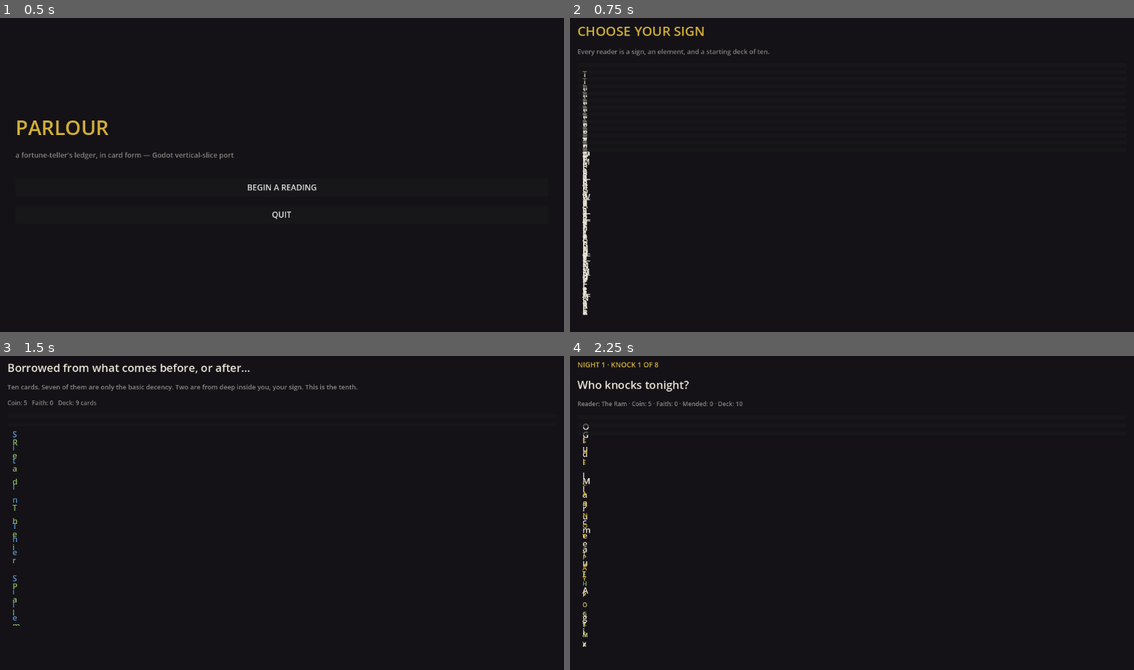
Above: before the commit, frames 1-4 (two rows, left to right).
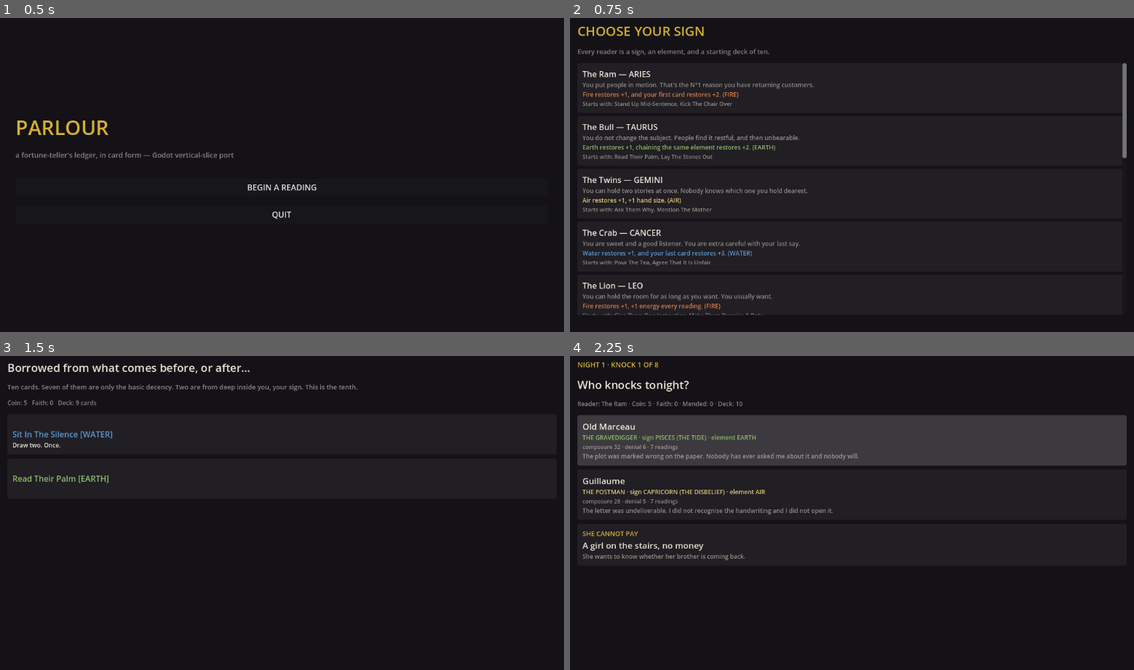
Above: after the commit, the same moments.

Repository: SwanFortune/fortune
Game: Godot game, scene res://scenes/Boot.tscn
Same seed, same stepped clock (60 frames per second), same inputs: the game is played once before the commit and once after it.
Inputs (mouse positions are in pixels of both pictures, inside the frame that each line leads up to):
- Up to frame 1 (0.5 s): no input
- Up to frame 2 (0.75 s): click "BEGIN A READING" at 0.5 s
- Up to frame 3 (1.5 s): click (282, 403) at 1.27 s
- Up to frame 4 (2.25 s): click (852, 415) at 2.02 s

Frame 1 is identical in both runs. In frame 2, 5.2% of the frame differs, in the area x 2-99%, y 14-95%; in frame 3, 0.7%; in frame 4, 18%, in the area x 1-99%, y 18-93%.

Commit message:
Fix critical UI layout bug: wrapping Labels rendered as 1-char columns
Root cause was two-fold, found and confirmed via real (Xvfb + software GL)
screenshots rather than guesswork:

1. panel_button() added a rich Label tree directly to a Button. Button is a
   plain Control, not a Container, so it never auto-sizes a manually-added
   child at all — the child kept whatever tiny size its own bottom-up
   minimum-size calculation produced. Rewrote it on PanelContainer + gui_input
   instead, which is a real Container top-to-bottom and lets width flow down
   correctly.

2. Separately: any Label with autowrap enabled reports a near-zero minimum
   width by design (it can always wrap more), so a non-expand-flagged
   wrapping Label collapses to ~1 character wide even inside a well-behaved
   Container. Split UIKit.label() (short, single-line, natural width) from
   a new UIKit.block() (wrapping, full-width) instead of one label() trying
   to serve both.

Also fixes a real latent race in the two headless UI-instantiating tools
(test_scenes.gd, new tests/screenshot.gd): Run.gd's _ready() (state =
fresh()) is deferred to the first process frame, and both scripts await
frames later on — without waiting one out first, that deferred _ready()
can silently clobber whatever fight/pick state a test just built. Only
happened to be harmless in test_scenes.gd because its sweep visits "sign"
first; screenshot.gd (single-scenario) exposed it directly.

tests/screenshot.gd is a new dev-only tool: boots one scene under a real
Xvfb + software-GL display and saves a PNG, used to actually see and verify
this fix rather than guess at Control layout blind. All of test_rules.gd /
test_run.gd / test_scenes.gd still pass; every screen re-verified visually.

Co-Authored-By: Claude Sonnet 5 <noreply@anthropic.com>
Claude-Session: https://claude.ai/code/session_01J6RRrwyn3hcGZTmEVan3Un

Diff:
--- a/godot/scenes/MainMenu.gd
+++ b/godot/scenes/MainMenu.gd
@@ -10,14 +10,14 @@
 	v.alignment = BoxContainer.ALIGNMENT_CENTER
 	m.add_child(v)
 
-	v.add_child(UIKit.label("PARLOUR", 40, UIKit.GOLD))
-	v.add_child(UIKit.label("a fortune-teller's ledger, in card form — Godot vertical-slice port", 14, UIKit.DIM))
+	v.add_child(UIKit.block("PARLOUR", 40, UIKit.GOLD))
+	v.add_child(UIKit.block("a fortune-teller's ledger, in card form — Godot vertical-slice port", 14, UIKit.DIM))
 	v.add_child(Control.new())  # spacer
 	v.add_child(UIKit.button("BEGIN A READING", _begin))
 	v.add_child(UIKit.button("QUIT", _quit))
 
 	if not Content.load_errors.is_empty():
-		v.add_child(UIKit.label("Content load warnings (see console): %d" % Content.load_errors.size(), 12, UIKit.RED))
+		v.add_child(UIKit.block("Content load warnings (see console): %d" % Content.load_errors.size(), 12, UIKit.RED))
 
 
 func _begin() -> void:
--- a/godot/scenes/Map.gd
+++ b/godot/scenes/Map.gd
@@ -10,9 +10,9 @@
 	m.add_child(v)
 
 	var st: Dictionary = Run.state
-	v.add_child(UIKit.label("NIGHT %d · KNOCK %d OF 8" % [int(st["night"]) + 1, int(st["step"]) + 1], 14, UIKit.GOLD))
-	v.add_child(UIKit.label("Who knocks tonight?", 22, UIKit.INK))
-	v.add_child(UIKit.label("Reader: %s · Coin: %s · Faith: %s · Mended: %s · Deck: %s" % [
+	v.add_child(UIKit.block("NIGHT %d · KNOCK %d OF 8" % [int(st["night"]) + 1, int(st["step"]) + 1], 14, UIKit.GOLD))
+	v.add_child(UIKit.block("Who knocks tonight?", 22, UIKit.INK))
+	v.add_child(UIKit.block("Reader: %s · Coin: %s · Faith: %s · Mended: %s · Deck: %s" % [
 		st["reader"]["name"], st["coin"], st["faith"], st["mended"], st["deck"].size()
 	], 12, UIKit.DIM))
 
@@ -28,7 +28,7 @@
 		list.add_child(_opt_button(opts[i], i))
 
 
-func _opt_button(o: Dictionary, i: int) -> Button:
+func _opt_button(o: Dictionary, i: int) -> Control:
 	var lines: Array = []
 	match o["kind"]:
 		"sitter", "elite", "boss":
--- a/godot/scenes/PickScreen.gd
+++ b/godot/scenes/PickScreen.gd
@@ -16,10 +16,10 @@
 	m.add_child(v)
 
 	if pick.get("head", "") != "":
-		v.add_child(UIKit.label(pick["head"], 13, UIKit.GOLD))
-	v.add_child(UIKit.label(pick.get("title", ""), 22, UIKit.INK))
-	v.add_child(UIKit.label(pick.get("body", ""), 13, UIKit.DIM))
-	v.add_child(UIKit.label("Coin: %s   Faith: %s   Deck: %s cards" % [Run.state["coin"], Run.state["faith"], Run.state["deck"].size()], 12, UIKit.DIM))
+		v.add_child(UIKit.block(pick["head"], 13, UIKit.GOLD))
+	v.add_child(UIKit.block(pick.get("title", ""), 22, UIKit.INK))
+	v.add_child(UIKit.block(pick.get("body", ""), 13, UIKit.DIM))
+	v.add_child(UIKit.block("Coin: %s   Faith: %s   Deck: %s cards" % [Run.state["coin"], Run.state["faith"], Run.state["deck"].size()], 12, UIKit.DIM))
 
 	var scroll := UIKit.scroll()
 	v.add_child(scroll)
@@ -36,7 +36,7 @@
 		v.add_child(UIKit.button(pick.get("skipLabel", "SKIP"), _skip))
 
 
-func _opt_button(o: Dictionary, i: int) -> Button:
+func _opt_button(o: Dictionary, i: int) -> Control:
 	var lines: Array = []
 	var cost := int(o.get("cost", 0))
 	var afford := cost <= int(Run.state["coin"])
--- a/godot/scenes/Reading.gd
+++ b/godot/scenes/Reading.gd
@@ -18,19 +18,19 @@
 
 	var s: Dictionary = f["sitter"]
 	var q: Dictionary = f["quirk"]
-	v.add_child(UIKit.label("%s · %s" % [s["name"], s["role"]], 18, UIKit.INK))
-	v.add_child(UIKit.label("sign %s — %s: %s" % [q["n"], q["dn"], q["rule"]], 12, UIKit.DIM))
+	v.add_child(UIKit.block("%s · %s" % [s["name"], s["role"]], 18, UIKit.INK))
+	v.add_child(UIKit.block("sign %s — %s: %s" % [q["n"], q["dn"], q["rule"]], 12, UIKit.DIM))
 
 	var hp_ratio := float(f["hp"]) / float(f["max"]) if int(f["max"]) > 0 else 0.0
 	var energy_ratio := float(f["energy"]) / float(f["energyMax"]) if int(f["energyMax"]) > 0 else 0.0
 	v.add_child(UIKit.stat_row("Composure", "%s / %s" % [f["hp"], f["max"]], hp_ratio, UIKit.GREEN))
 	v.add_child(UIKit.stat_row("Energy", "%s / %s" % [f["energy"], f["energyMax"]], energy_ratio, UIKit.GOLD))
-	v.add_child(UIKit.label("Reading %s of %s   ·   Denial wall %s" % [f["turn"], f["turns"], f["denial"]], 12, UIKit.DIM))
+	v.add_child(UIKit.block("Reading %s of %s   ·   Denial wall %s" % [f["turn"], f["turns"], f["denial"]], 12, UIKit.DIM))
 
 	if f.get("taken", null) != null:
-		v.add_child(UIKit.label("(%s slips out of your hand before you can start.)" % f["taken"], 11, UIKit.RED))
+		v.add_child(UIKit.block("(%s slips out of your hand before you can start.)" % f["taken"], 11, UIKit.RED))
 
-	v.add_child(UIKit.label("SAID SO FAR", 12, UIKit.DIM))
+	v.add_child(UIKit.block("SAID SO FAR", 12, UIKit.DIM))
 	var cross_box := UIKit.hbox(6)
 	v.add_child(cross_box)
 	if f["cross"].is_empty():
@@ -55,7 +55,7 @@
 		list.add_child(_card_button(c, f))
 
 
-func _card_button(c: Dictionary, f: Dictionary) -> Button:
+func _card_button(c: Dictionary, f: Dictionary) -> Control:
 	var afford := int(c.get("cost", 0)) <= int(f["energy"])
 	var el_c: Color = UIKit.el_color(c["el"]) if c.get("el") != null else UIKit.DIM
 	var lines := [
--- a/godot/scenes/ResultScreen.gd
+++ b/godot/scenes/ResultScreen.gd
@@ -14,9 +14,9 @@
 	v.alignment = BoxContainer.ALIGNMENT_CENTER
 	m.add_child(v)
 
-	v.add_child(UIKit.label(res.get("head", ""), 15, UIKit.GREEN if win else UIKit.RED))
-	v.add_child(UIKit.label(res.get("title", ""), 22, UIKit.INK))
-	v.add_child(UIKit.label(res.get("said", ""), 13, UIKit.DIM))
+	v.add_child(UIKit.block(res.get("head", ""), 15, UIKit.GREEN if win else UIKit.RED))
+	v.add_child(UIKit.block(res.get("title", ""), 22, UIKit.INK))
+	v.add_child(UIKit.block(res.get("said", ""), 13, UIKit.DIM))
 
 	for line in res.get("lines", []):
 		var row := UIKit.hbox(12)
--- a/godot/scenes/RunOver.gd
+++ b/godot/scenes/RunOver.gd
@@ -12,9 +12,9 @@
 	v.alignment = BoxContainer.ALIGNMENT_CENTER
 	m.add_child(v)
 
-	v.add_child(UIKit.label(over.get("head", ""), 15, UIKit.GOLD))
-	v.add_child(UIKit.label(over.get("title", ""), 22, UIKit.INK))
-	v.add_child(UIKit.label(over.get("body", ""), 13, UIKit.DIM))
+	v.add_child(UIKit.block(over.get("head", ""), 15, UIKit.GOLD))
+	v.add_child(UIKit.block(over.get("title", ""), 22, UIKit.INK))
+	v.add_child(UIKit.block(over.get("body", ""), 13, UIKit.DIM))
 
 	for line in over.get("lines", []):
 		var row := UIKit.hbox(12)
--- a/godot/scenes/SignSelect.gd
+++ b/godot/scenes/SignSelect.gd
@@ -9,8 +9,8 @@
 	var v := UIKit.vbox(14)
 	m.add_child(v)
 
-	v.add_child(UIKit.label("CHOOSE YOUR SIGN", 26, UIKit.GOLD))
-	v.add_child(UIKit.label("Every reader is a sign, an element, and a starting deck of ten.", 13, UIKit.DIM))
+	v.add_child(UIKit.block("CHOOSE YOUR SIGN", 26, UIKit.GOLD))
+	v.add_child(UIKit.block("Every reader is a sign, an element, and a starting deck of ten.", 13, UIKit.DIM))
 
 	var scroll := UIKit.scroll()
 	v.add_child(scroll)
--- a/godot/scenes/UIKit.gd
+++ b/godot/scenes/UIKit.gd
@@ -27,12 +27,41 @@
 	return c
 
 
+## Single-line label at its natural (unwrapped) width. Use for short fixed
+## strings — captions, chip labels, anything sitting in an HBoxContainer row
+## next to other content — where staying at natural width is the point.
+## NOT for anything that might need to wrap: see block() for that, and read
+## its doc comment before reaching for autowrap on a one-off Label — it's a
+## sharper edge than it looks.
 static func label(text: String, size: int = 16, color: Color = INK) -> Label:
 	var l := Label.new()
 	l.text = text
 	l.add_theme_font_size_override("font_size", size)
 	l.add_theme_color_override("font_color", color)
+	return l
+
+
+## A wrapping, full-width label — use for any title/body/flavor-length text
+## added directly to a vertical layout (a VBoxContainer, or a Container
+## descended from one). Two things have to both be true for a wrapping Label
+## to render sanely, and it's easy to only do one of them:
+##   1. autowrap_mode has to be on (this is the part that's obvious).
+##   2. size_flags_horizontal has to include EXPAND, or the Label has no way
+##      to claim real width. This part is the trap: Godot sizes a Label's
+##      *minimum* width from its content bottom-up, and a wrapping Label's
+##      reported minimum is tiny — often one character — since by definition
+##      it doesn't need width, it can always wrap more. A non-expand child in
+##      any Container gets exactly its minimum size, no more. Put those two
+##      sentences together and a wrapping Label with default size flags
+##      renders as a single character-wide column, no matter how much space
+##      its parent actually has to give it. (This is also true one level up:
+##      a Control that isn't itself a Container — Button chief among them —
+##      doesn't auto-size a manually-added child at all, wrapping or not; see
+##      panel_button()'s doc comment for that half of the trap.)
+static func block(text: String, size: int = 16, color: Color = INK) -> Label:
+	var l := label(text, size, color)
 	l.autowrap_mode = TextServer.AUTOWRAP_WORD_SMART
+	l.size_flags_horizontal = Control.SIZE_EXPAND_FILL
 	return l
 
 
@@ -58,7 +87,11 @@
 
 static func scroll() -> ScrollContainer:
 	var s := ScrollContainer.new()
-	s.set_anchors_preset(Control.PRESET_FULL_RECT)
+	# set_anchors_preset is a no-op once this is placed inside a Container
+	# parent (the parent's layout algorithm positions/sizes it directly) —
+	# what actually matters is the size flag, so the parent VBoxContainer
+	# stretches this to its own width instead of shrinking to content.
+	s.size_flags_horizontal = Control.SIZE_EXPAND_FILL
 	s.horizontal_scroll_mode = ScrollContainer.SCROLL_MODE_DISABLED
 	return s
 
@@ -71,26 +104,47 @@
 	return m
 
 
-static func panel_button(lines: Array, on_pressed: Callable, enabled: bool = true) -> Button:
-	var b := Button.new()
-	b.pressed.connect(on_pressed)
-	b.disabled = not enabled
-	b.custom_minimum_size = Vector2(0, 0)
-	b.alignment = HORIZONTAL_ALIGNMENT_LEFT
+## A clickable multi-line row — used for every card/reader/sitter/reward
+## option in the game. Deliberately built on PanelContainer + gui_input
+## rather than Button: Button is a plain Control, not a Container, so a rich
+## multi-Label child added to it isn't auto-sized the way a real Container's
+## children are — its minimum size doesn't account for manually-added
+## children at all, which (before this was rewritten) left every wrapping
+## Label fighting for a ~20px column regardless of size flags. PanelContainer
+## is a real Container top-to-bottom, so width flows down and each Label's
+## wrapped height correctly flows back up into how tall this row ends up.
+static func panel_button(lines: Array, on_pressed: Callable, enabled: bool = true) -> Control:
+	var wrap := PanelContainer.new()
+	wrap.size_flags_horizontal = Control.SIZE_EXPAND_FILL
+	var style := StyleBoxFlat.new()
+	style.bg_color = PANEL if enabled else Color(PANEL, 0.5)
+	style.set_content_margin_all(10)
+	style.corner_radius_top_left = 3
+	style.corner_radius_top_right = 3
+	style.corner_radius_bottom_left = 3
+	style.corner_radius_bottom_right = 3
+	wrap.add_theme_stylebox_override("panel", style)
+
+	if enabled:
+		wrap.mouse_filter = Control.MOUSE_FILTER_STOP
+		wrap.mouse_default_cursor_shape = Control.CURSOR_POINTING_HAND
+		wrap.gui_input.connect(func(event: InputEvent):
+			if event is InputEventMouseButton and event.pressed and event.button_index == MOUSE_BUTTON_LEFT:
+				on_pressed.call()
+		)
+		wrap.mouse_entered.connect(func(): style.bg_color = PANEL.lightened(0.12))
+		wrap.mouse_exited.connect(func(): style.bg_color = PANEL)
+	else:
+		wrap.mouse_filter = Control.MOUSE_FILTER_IGNORE
+
 	var v := vbox(2)
-	v.mouse_filter = Control.MOUSE_FILTER_IGNORE
 	for entry in lines:
 		var text: String = entry[0]
 		var size: int = entry[1] if entry.size() > 1 else 14
 		var color: Color = entry[2] if entry.size() > 2 else INK
-		v.add_child(label(text, size, color))
-	var m := MarginContainer.new()
-	for side in ["left", "right", "top", "bottom"]:
-		m.add_theme_constant_override("margin_" + side, 10)
-	m.add_child(v)
-	m.mouse_filter = Control.MOUSE_FILTER_IGNORE
-	b.add_child(m)
-	return b
+		v.add_child(block(text, size, color))
+	wrap.add_child(v)
+	return wrap
 
 
 ## A plain two-rect meter (no Theme/StyleBox fuss) — used for composure and
--- /dev/null
+++ b/godot/tests/screenshot.gd
@@ -0,0 +1,105 @@
+## Dev-only tool (not part of the test suite): boots a scene under a real
+## (Xvfb) display, lets one frame settle, and saves a PNG. Not run in CI —
+## used interactively during visual work since this environment has no
+## interactive display of its own. Run with:
+##   xvfb-run -a godot --path godot -s tests/screenshot.gd -- <scene_setup> <out.png>
+## where <scene_setup> is one of the keys in SETUPS below.
+extends SceneTree
+
+var content: Node
+var run: Node
+
+
+func _initialize() -> void:
+	content = root.get_node("Content")
+	run = root.get_node("Run")
+	# Autoloads' own _ready() (Run's sets state = fresh(), Content's calls
+	# reload()) doesn't fire synchronously here — it's deferred to the first
+	# process frame, same as any other node entering the tree. Since this
+	# script awaits several frames further down (to let the instantiated
+	# scene's own _ready() build its UI), doing our state setup before that
+	# first frame would just get silently overwritten the moment Run._ready()
+	# finally fires. Wait it out up front instead, then everything after this
+	# point is the last writer and sticks.
+	await process_frame
+	content.reload()
+
+	var args := OS.get_cmdline_user_args()
+	var setup_name := args[0] if args.size() > 0 else "sign"
+	var out_path := args[1] if args.size() > 1 else "/tmp/screenshot.png"
+
+	_setup(setup_name)
+	var scene_path: String = Nav.SCENES.get(run.state["screen"], "res://scenes/MainMenu.tscn")
+	if run.state["screen"] == "read" and not run.state.get("res", {}).is_empty():
+		scene_path = "res://scenes/ResultScreen.tscn"
+
+	var packed: PackedScene = load(scene_path)
+	var instance: Node = packed.instantiate()
+	root.add_child(instance)
+
+	for i in 6:
+		await process_frame
+
+	if OS.get_environment("PARLOUR_DEBUG_SIZES") == "1":
+		_debug_sizes(instance)
+
+	var img := root.get_viewport().get_texture().get_image()
+	img.save_png(out_path)
+	print("saved ", out_path, " (", scene_path, ")")
+	quit(0)
+
+
+func _debug_sizes(n: Node, depth: int = 0) -> void:
+	if n is Control:
+		var c: Control = n
+		print("  ".repeat(depth), n.get_class(), " ", n.name, " size=", c.size, " min=", c.get_minimum_size(), " flags_h=", c.size_flags_horizontal)
+	for child in n.get_children():
+		_debug_sizes(child, depth + 1)
+
+
+func _setup(name: String) -> void:
+	match name:
+		"sign":
+			run.state = run.fresh()
+		"gift":
+			run.state = run.fresh()
+			run.pick_reader(0)
+		"map":
+			run.state = run.fresh()
+			run.pick_reader(0)
+			run.take_pick(0)
+		"read":
+			run.state = run.fresh()
+			run.pick_reader(0)
+			run.take_pick(0)
+			var sitter_idx := -1
+			for i in run.state["options"].size():
+				if run.state["options"][i]["kind"] in ["sitter", "elite"]:
+					sitter_idx = i
+					break
+			if OS.get_environment("PARLOUR_DEBUG_SIZES") == "1":
+				print("options: ", run.state["options"], " sitter_idx=", sitter_idx)
+			run.choose(sitter_idx)
+			if OS.get_environment("PARLOUR_DEBUG_SIZES") == "1":
+				print("after choose, screen=", run.state["screen"], " f=", run.state["f"])
+		"read_laid":
+			_setup("read")
+			var f: Dictionary = run.state["f"]
+			for c in f["hand"].duplicate():
+				if int(c.get("cost", 0)) <= int(run.state["f"]["energy"]):
+					run.lay_card(c["uid"])
+		"win":
+			_setup("read")
+			var f: Dictionary = run.state["f"]
+			f["hp"] = f["max"]
+			run.win(f)
+		"reward":
+			_setup("win")
+			run.after_res()
+		"over":
+			_setup("win")
+			run.after_res()
+			run.skip_pick()
+			# fast-forward: just force endRun for a screenshot rather than
+			# playing 23 more knocks.
+			run.end_run("done")
--- a/godot/tests/test_scenes.gd
+++ b/godot/tests/test_scenes.gd
@@ -18,6 +18,14 @@
 func _initialize() -> void:
 	content = root.get_node("Content")
 	run = root.get_node("Run")
+	# See screenshot.gd's _initialize() comment: Run._ready() (state =
+	# fresh()) is deferred to the first process frame, and this script awaits
+	# frames later on — without waiting one out first, that deferred _ready()
+	# would fire mid-sweep and silently reset whatever state the current
+	# _visit() just built. Order happened to make this harmless today (the
+	# first visit is "sign", which wants fresh() anyway) but that's luck, not
+	# a guarantee against future reordering.
+	await process_frame
 	content.reload()
 
 	await _visit("sign", func(): run.state = run.fresh())
